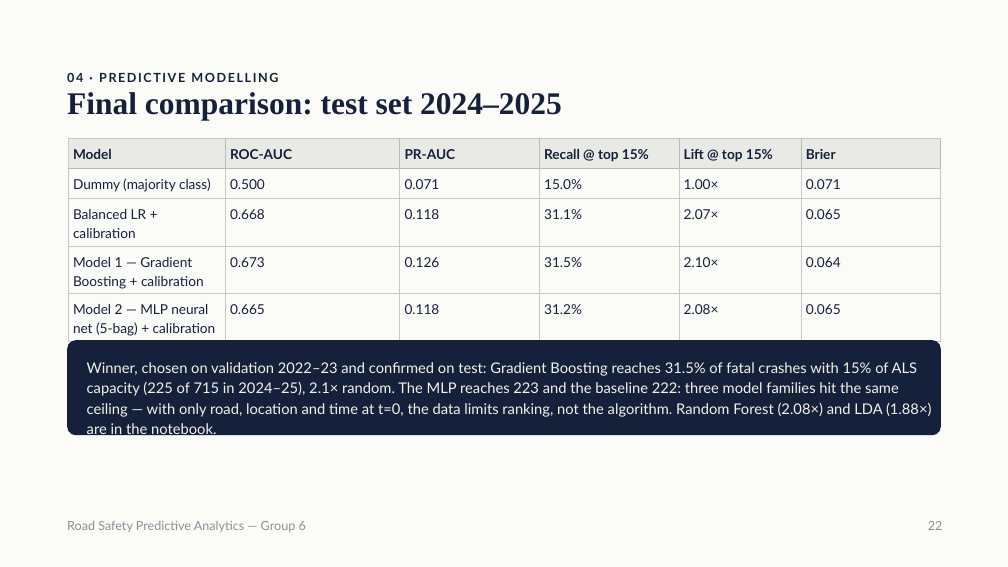
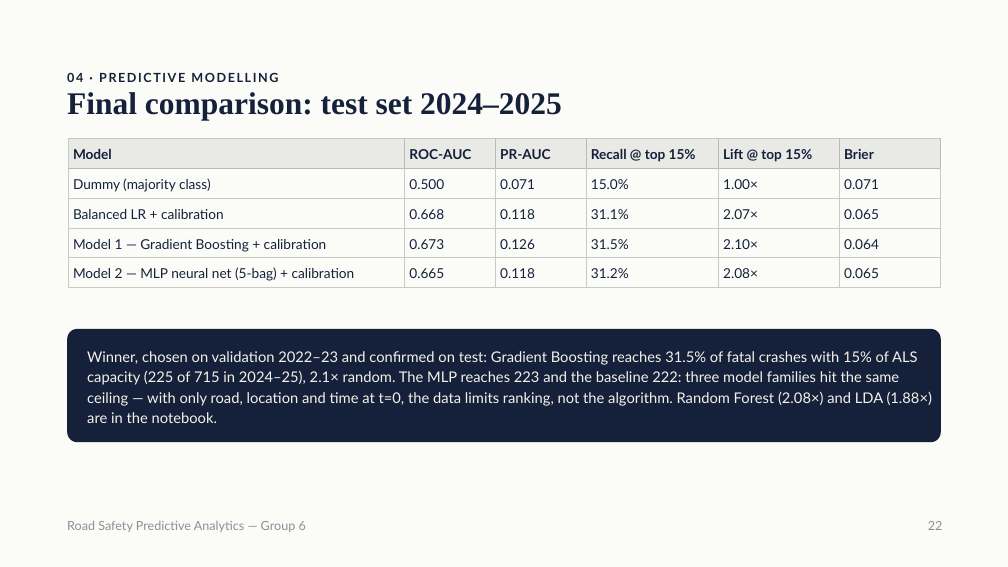
Before and after one commit to samuelbarrezueta/predictive-analytics-forecasting, a slide deck: slide 22 of reports/presentation/Road Safety Predictive Analytics — Group 6.pptx. Drawn at 1008x567 pixels with LibreOffice and Linux fonts; fonts in the diff are those of the drawing. Boxes give left, top, right and bottom in pixels: in the first picture for what was removed or moved away, otherwise in the second. Text is boxed around its words. In the diff, an @@ line names an element or a change of style, - is before the commit and + after.

```diff
--- a/reports/presentation/Road Safety Predictive Analytics — Group 6.pptx
+++ b/reports/presentation/Road Safety Predictive Analytics — Group 6.pptx
@@ table: place and size @@
-table at bbox=[68, 139, 942, 340]
+table at bbox=[68, 139, 941, 285]
@@ rounded rectangle "Winner, chosen on validation 2022–23 ...": place and size @@
-rounded rectangle "Winner, chosen on validation 2022–23 ..." at bbox=[67, 340, 941, 436]
+rounded rectangle "Winner, chosen on validation 2022–23 ..." at bbox=[67, 329, 941, 442]
```
Also in this commit, not shown: 4 other slides changed.
